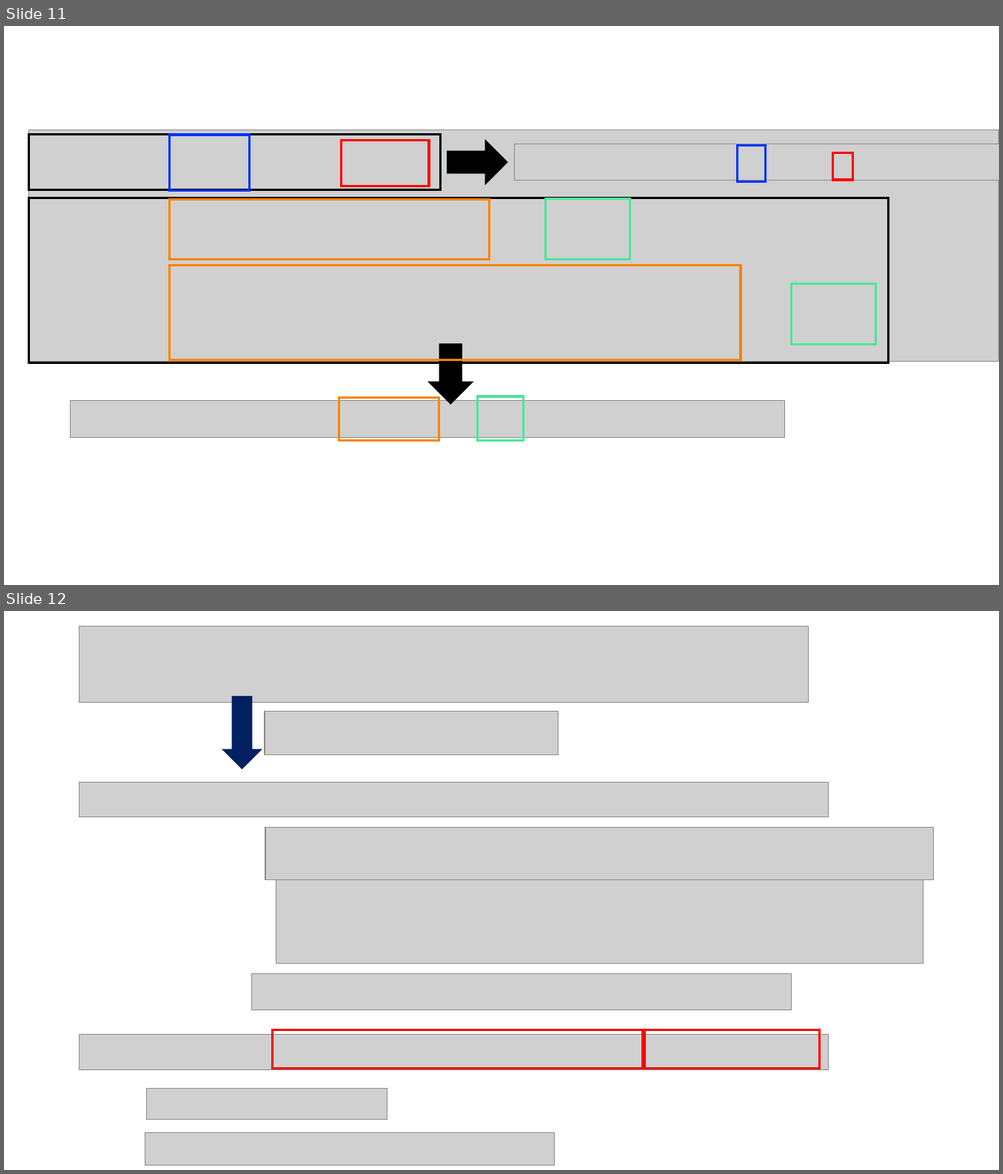
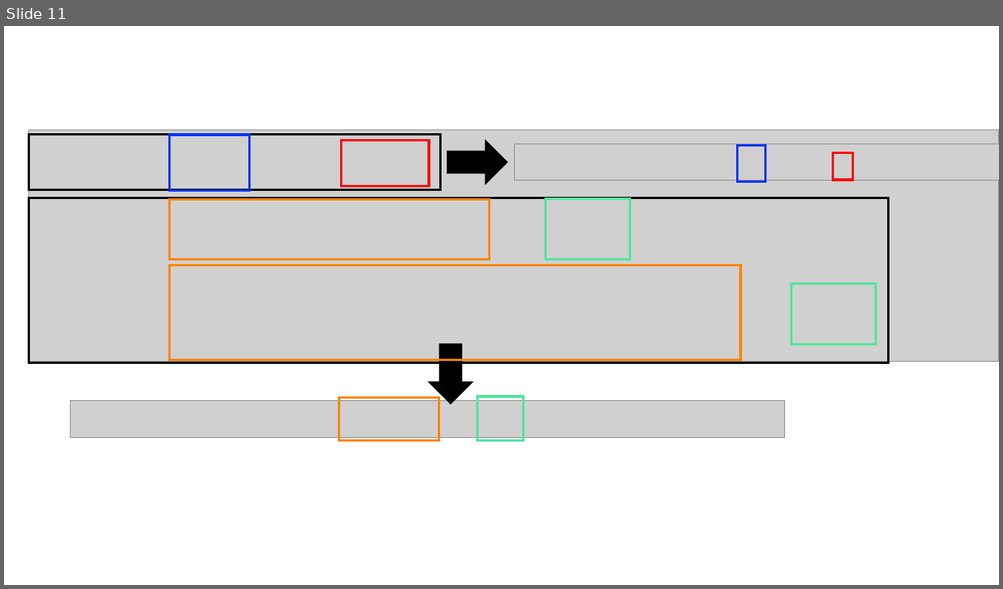
Before and after one commit to LimHyungTae/LimHyungTae.github.io, a slide deck: img/preintegration/preintegration_v2.pptx. Shown one above the other, each under a label of ours: slides 11 and 12 before the commit, slide 11 after it. The pictures are 1003x1174 and 1003x589 pixels, drawn with LibreOffice and Linux fonts; fonts in the diff are those of the drawing; grey boxes stand for pictures; background and template pictures are left out. Boxes give left, top, right and bottom in pixels: in the first picture for what was removed or moved away, otherwise in the second. Text is boxed around its words. In the diff, an @@ line names an element or a change of style, - is before the commit and + after.

```diff
--- a/img/preintegration/preintegration_v2.pptx
+++ b/img/preintegration/preintegration_v2.pptx
@@ slide 12 removed at box(4, 611, 999, 1170), background #FFFFFF @@
@@ picture removed at box(79, 626, 808, 702) @@
@@ down arrow removed at box(222, 696, 263, 769) @@
@@ picture removed at box(264, 712, 558, 756) @@
@@ picture removed at box(79, 783, 828, 817) @@
@@ picture removed at box(265, 827, 933, 880) @@
@@ picture removed at box(276, 880, 922, 964) @@
@@ picture removed at box(252, 974, 791, 1011) @@
@@ rectangle removed at box(273, 1031, 643, 1069) @@
@@ rectangle removed at box(645, 1031, 819, 1069) @@
@@ picture removed at box(79, 1035, 828, 1070) @@
@@ picture removed at box(147, 1088, 387, 1120) @@
@@ picture removed at box(145, 1133, 554, 1165) @@
```
Also in this commit, not shown: 1 slide changed, 1 slide added, 8 other files.
